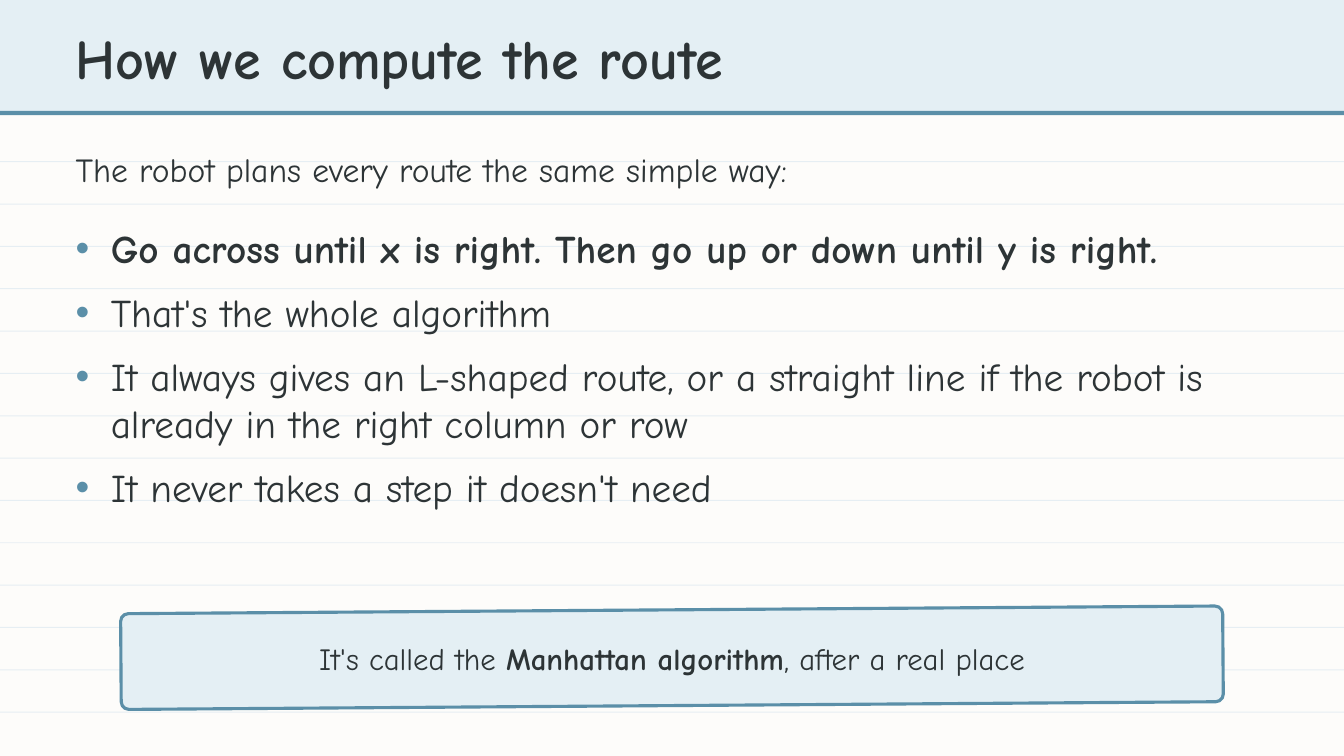
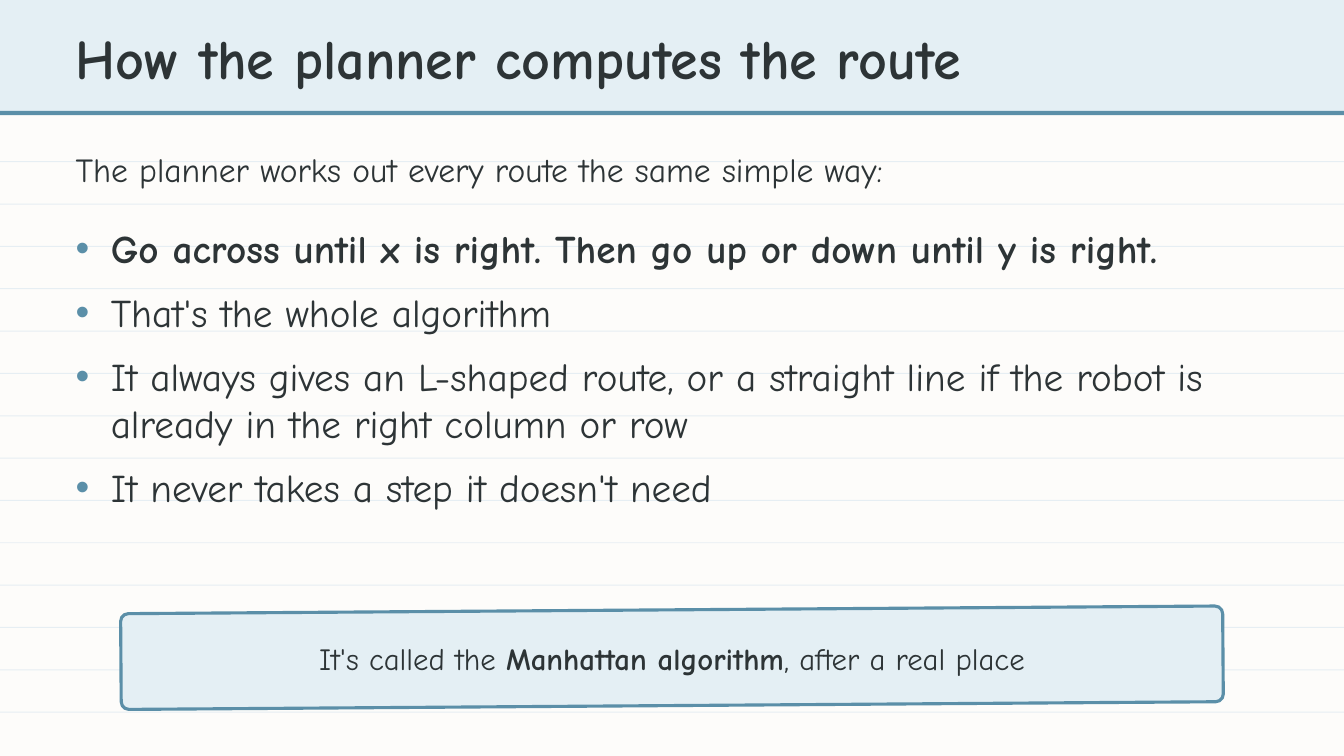
Before and after one commit to bradamiller/LearningPython, a slide deck: slide 14 of static/slides/module-04-manhattan/module-4-lesson-00-overview.pptx (slide 3 before the commit). Drawn at 1344x756 pixels with LibreOffice and Linux fonts; fonts in the diff are those of the drawing. Boxes give left, top, right and bottom in pixels: in the first picture for what was removed or moved away, otherwise in the second. Text is boxed around its words. In the diff, an @@ line names an element or a change of style, - is before the commit and + after.

```diff
--- a/static/slides/module-04-manhattan/module-4-lesson-00-overview.pptx
+++ b/static/slides/module-04-manhattan/module-4-lesson-00-overview.pptx
@@ text at [76, 41, 961, 89]: text changed @@
-How we compute the route
+How the planner computes the route
@@ text at [76, 159, 883, 189]: text changed @@
-The robot plans every route the same simple way:
+The planner works out every route the same simple way:
```
Also in this commit, not shown: 5 other slides changed, 8 slides added, 1 slide removed, 11 other files.
